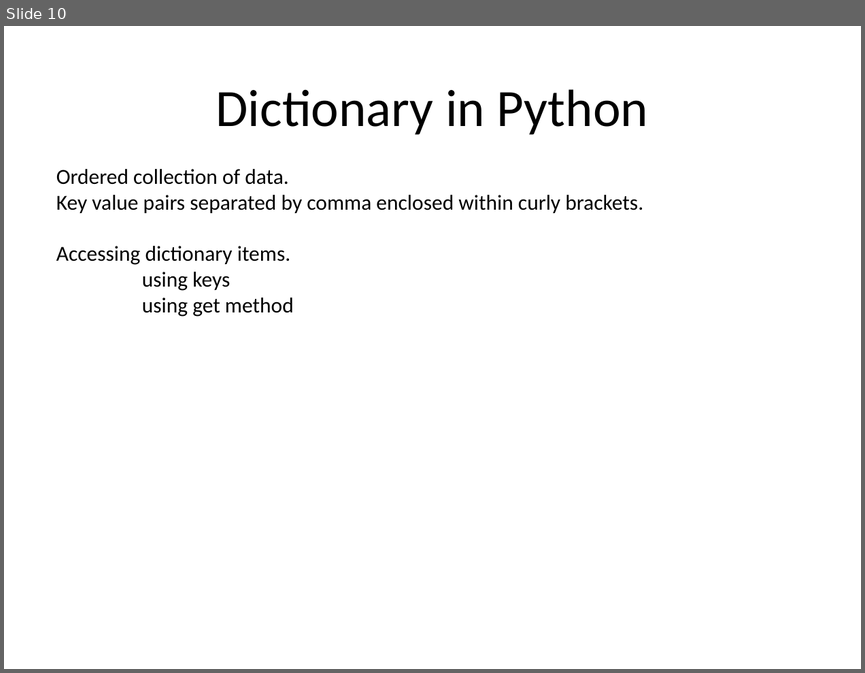
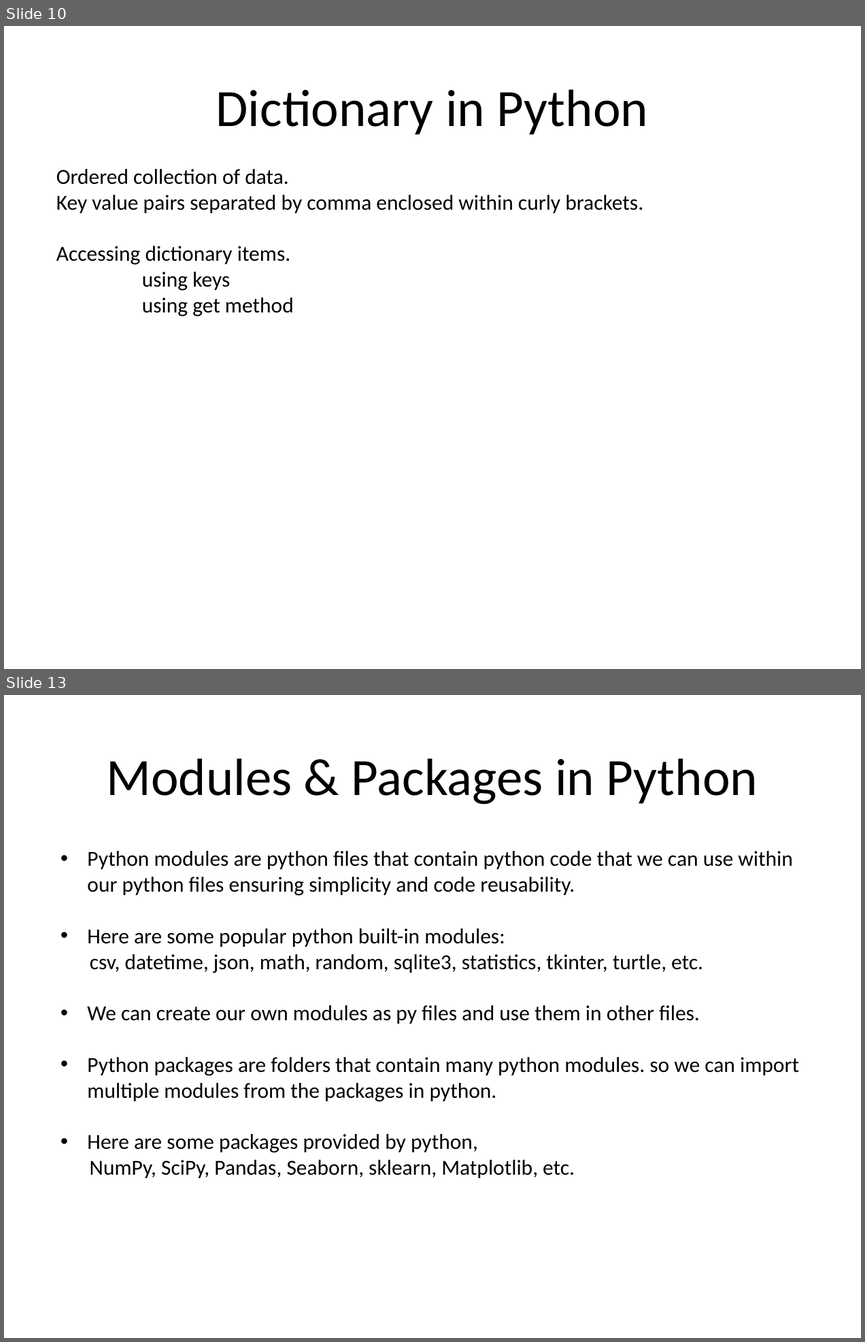
Before and after one commit to RiyaMittal/pythonSessions, a slide deck: Python Language.pptx. Shown one above the other, each under a label of ours: slide 10 before the commit, slides 10 and 13 after it; the slides between them are not shown. The pictures are 865x673 and 865x1342 pixels, drawn with LibreOffice and Linux fonts; fonts in the diff are those of the drawing. Boxes give left, top, right and bottom in pixels: in the first picture for what was removed or moved away, otherwise in the second. Text is boxed around its words. In the diff, an @@ line names an element or a change of style, - is before the commit and + after.

```diff
--- a/Python Language.pptx
+++ b/Python Language.pptx
@@ slide 13 added at bbox=[4, 695, 861, 1338], background #FFFFFF @@
@@ title added at bbox=[106, 758, 757, 804], 44 pt, text #000000 @@
+Modules & Packages in Python
@@ text added at bbox=[87, 851, 799, 1178], 18 pt, text #000000 @@
+• Python modules are python files that contain python code that we can use within our python files ensuring simplicity and code reusability.
+• Here are some popular python built-in modules:
+csv, datetime, json, math, random, sqlite3, statistics, tkinter, turtle, etc.
+• We can create our own modules as py files and use them in other files.
+• Python packages are folders that contain many python modules. so we can import multiple modules from the packages in python.
+• Here are some packages provided by python,
+NumPy, SciPy, Pandas, Seaborn, sklearn, Matplotlib, etc.
```
Also in this commit, not shown: 2 other slides added, 1 slide removed, 11 other files.
